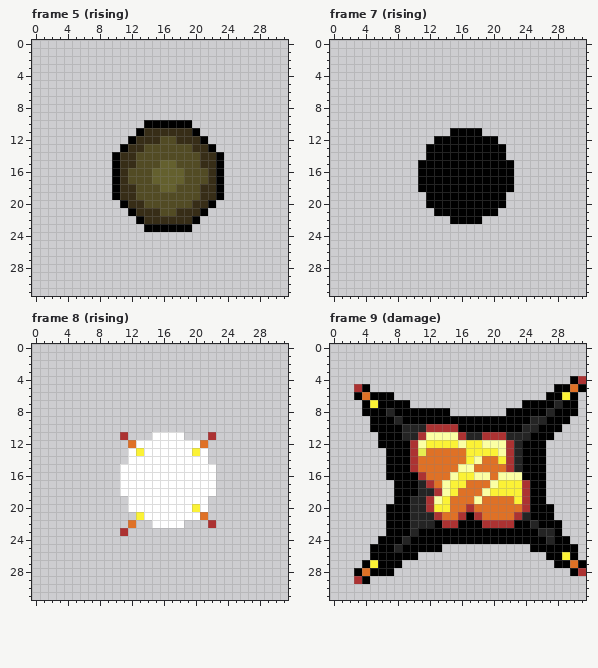
File history of a pixel-art file, resources/images/characters/flak_explosion.aseprite. That is the earlier state.
32x32 pixels, 13 frames. Shown: frame 5 (rising), frame 7 (rising), frame 8 (rising), frame 9 (damage). The commit also changed other frames, which this record leaves out.
The result:
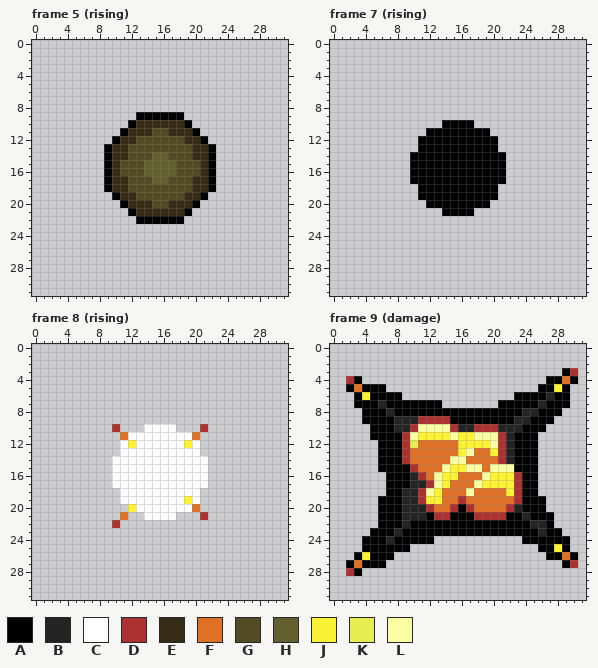
Palette (. is transparent): A #000000  B #242424  C #ffffff  D #ac3232  E #372d17  F #df7126  G #524b24  H #64602e  J #fbf236  K #e6ed51  L #fbffa4
The edit:
--- frame 5 (rising), layer "AA BOMB"
@@ x 7..25 @@
  8 ...................
- 9 ...................
-10 .......AAAAAA......
-11 ......AEEEEEEA.....
-12 .....AEEEGGEEEA....
-13 ....AEEGGGGGGEEA...
-14 ...AEEGGGGGGGGEEA..
-15 ...AEEGGGHHGGGEEA..
-16 ...AEGGGHHHHGGGEA..
-17 ...AEGGGHHHHGGGEA..
-18 ...AEEGGGHHGGGEEA..
-19 ...AEEGGGGGGGGEEA..
-20 ....AEEGGGGGGEEA...
-21 .....AEEEGGEEEA....
-22 ......AEEEEEEA.....
-23 .......AAAAAA......
+ 9 ......AAAAAA.......
+10 .....AEEEEEEA......
+11 ....AEEEGGEEEA.....
+12 ...AEEGGGGGGEEA....
+13 ..AEEGGGGGGGGEEA...
+14 ..AEEGGGHHGGGEEA...
+15 ..AEGGGHHHHGGGEA...
+16 ..AEGGGHHHHGGGEA...
+17 ..AEEGGGHHGGGEEA...
+18 ..AEEGGGGGGGGEEA...
+19 ...AEEGGGGGGEEA....
+20 ....AEEEGGEEEA.....
+21 .....AEEEEEEA......
+22 ......AAAAAA.......
+23 ...................
 24 ...................
--- frame 7 (rising), layer "smoke"
@@ x 8..24 @@
  9 .................
-10 .................
-11 .......AAAA......
-12 .....AAAAAAAA....
-13 ....AAAAAAAAAA...
-14 ....AAAAAAAAAA...
-15 ...AAAAAAAAAAAA..
-16 ...AAAAAAAAAAAA..
-17 ...AAAAAAAAAAAA..
-18 ...AAAAAAAAAAAA..
-19 ....AAAAAAAAAA...
-20 ....AAAAAAAAAA...
-21 .....AAAAAAAA....
-22 .......AAAA......
+10 ......AAAA.......
+11 ....AAAAAAAA.....
+12 ...AAAAAAAAAA....
+13 ...AAAAAAAAAA....
+14 ..AAAAAAAAAAAA...
+15 ..AAAAAAAAAAAA...
+16 ..AAAAAAAAAAAA...
+17 ..AAAAAAAAAAAA...
+18 ...AAAAAAAAAA....
+19 ...AAAAAAAAAA....
+20 ....AAAAAAAA.....
+21 ......AAAA.......
+22 .................
 23 .................
--- frame 8 (rising), layer "smoke"
@@ x 8..24 @@
  9 .................
-10 .................
-11 ...D...CCCC...D..
-12 ....FCCCCCCCCF...
-13 ....CJCCCCCCJC...
-14 ....CCCCCCCCCC...
-15 ...CCCCCCCCCCCC..
-16 ...CCCCCCCCCCCC..
-17 ...CCCCCCCCCCCC..
-18 ...CCCCCCCCCCCC..
-19 ....CCCCCCCCCC...
-20 ....CCCCCCCCJC...
-21 .....JCCCCCCCF...
-22 ....F..CCCC...D..
-23 ...D.............
+10 ..D...CCCC...D...
+11 ...FCCCCCCCCF....
+12 ...CJCCCCCCJC....
+13 ...CCCCCCCCCC....
+14 ..CCCCCCCCCCCC...
+15 ..CCCCCCCCCCCC...
+16 ..CCCCCCCCCCCC...
+17 ..CCCCCCCCCCCC...
+18 ...CCCCCCCCCC....
+19 ...CCCCCCCCJC....
+20 ....JCCCCCCCF....
+21 ...F..CCCC...D...
+22 ..D..............
+23 .................
 24 .................
--- frame 9 (damage), layers "explosion", "smoke"
@@ x 0..31 @@
  2 ................................
- 3 ................................
- 4 ..............................AD
- 5 ...DA.......................AAFA
- 6 ...AFAAA...................AAJA.
- 7 ....AJAAAA..............AAAABAA.
- 8 ....AAABAAAAAAA.......AAAAABAAA.
- 9 .....AAABAAAAAAAAAAAAAAAABBAAA..
-10 .....AAAABBBDDDDAAAAAAAABBAAA...
-11 ......AAABBDLLLLDBBDDDBBBAAA....
-12 ......AAAADLJJJJLJJLLLDBAAA.....
-13 .......AAADKFFFFFJJJJLDBAAA.....
-14 .......AAADFFFFFFJLFFJDBAAA.....
-15 .......AAADFFFFFLLFFFFDBAAA.....
-16 .......AAAADFFFLJJLLFLLLAAA.....
-17 ........AAABDFLJJFFFLJJJDAA.....
-18 ........AAABBDLJFFFLJJJJDAA.....
-19 ........AABBDLJFFFLFFFFJDAA.....
-20 .......AAABBDJJFFDFFFFFFDAAA....
-21 .......AAABBBDFFDADFFFFDBAAA....
-22 .......AAABBBADDAAADDDDAABAAA...
-23 .......AAABAAAAAAAAAAAAAAABBA...
-24 ......AAABAAAAAAAAAAAAAAAAABAA..
-25 .....AAABAAAAA...........AAAAAA.
-26 .....AAAAAA................AAJA.
-27 ....AJAAA...................AAFA
-28 ...AFAAA......................AD
-29 ...DA...........................
+ 3 .............................AD.
+ 4 ..DA.......................AAFA.
+ 5 ..AFAAA...................AAJA..
+ 6 ...AJAAAA..............AAAABAA..
+ 7 ...AAABAAAAAAA.......AAAAABAAA..
+ 8 ....AAABAAAAAAAAAAAAAAAABBAAA...
+ 9 ....AAAABBBDDDDAAAAAAAABBAAA....
+10 .....AAABBDLLLLDBBDDDBBBAAA.....
+11 .....AAAADLJJJJLJJLLLDBAAA......
+12 ......AAADKFFFFFJJJJLDBAAA......
+13 ......AAADFFFFFFJLFFJDBAAA......
+14 ......AAADFFFFFLLFFFFDBAAA......
+15 ......AAAADFFFLJJLLFLLLAAA......
+16 .......AAABDFLJJFFFLJJJDAA......
+17 .......AAABBDLJFFFLJJJJDAA......
+18 .......AABBDLJFFFLFFFFJDAA......
+19 ......AAABBDJJFFDFFFFFFDAAA.....
+20 ......AAABBBDFFDADFFFFDBAAA.....
+21 ......AAABBBADDAAADDDDAABAAA....
+22 ......AAABAAAAAAAAAAAAAAABBA....
+23 .....AAABAAAAAAAAAAAAAAAAABAA...
+24 ....AAABAAAAA...........AAAAAA..
+25 ....AAAAAA................AAJA..
+26 ...AJAAA...................AAFA.
+27 ..AFAAA......................AD.
+28 ..DA............................
+29 ................................
 30 ................................
Pixel boxes of the changes (left, top, right, bottom) in both pictures:
changed: (104, 112, 224, 232)
changed: (410, 120, 514, 224)
changed: (112, 424, 216, 536)
changed: (346, 368, 586, 584)
